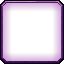
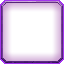
Layered file, before and after one edit (64×64). Changes by layer:
added layer "Line" (3rd of 7, in "Epic") in group "Epic" over [0, 0, 64, 64]
